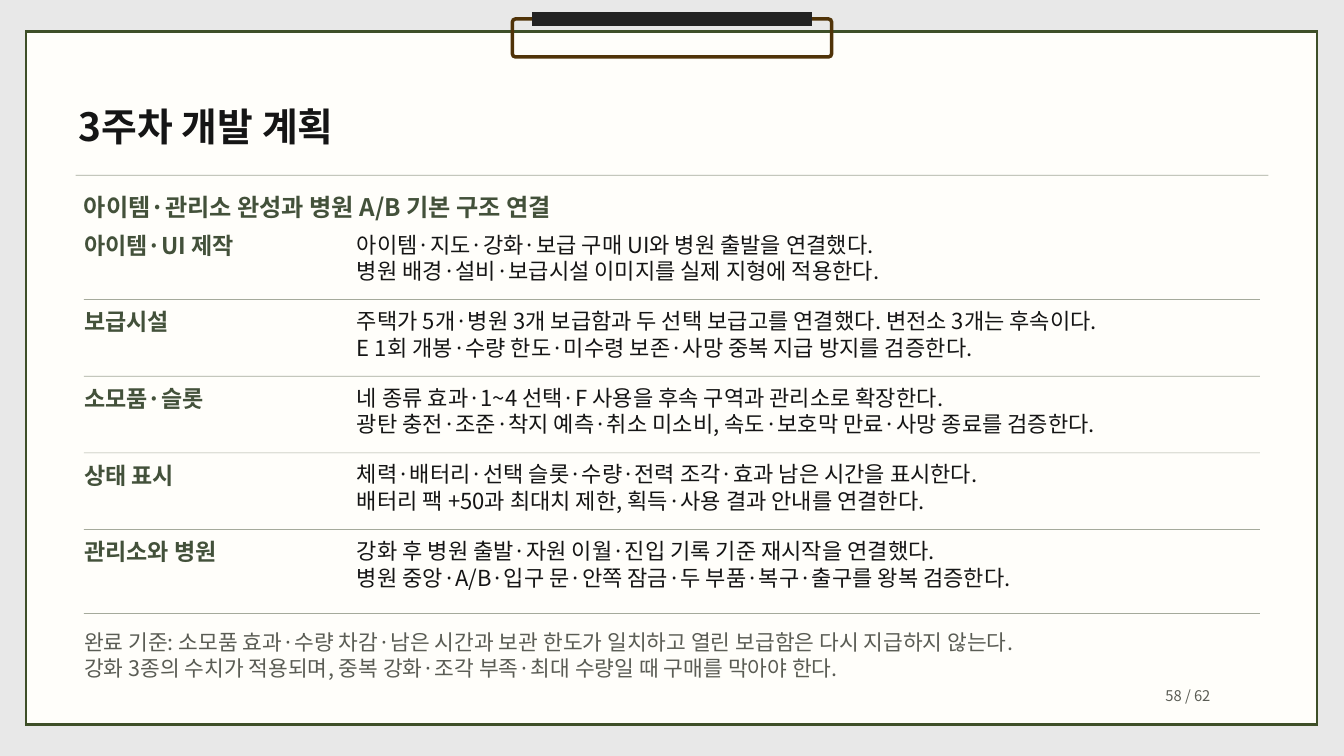
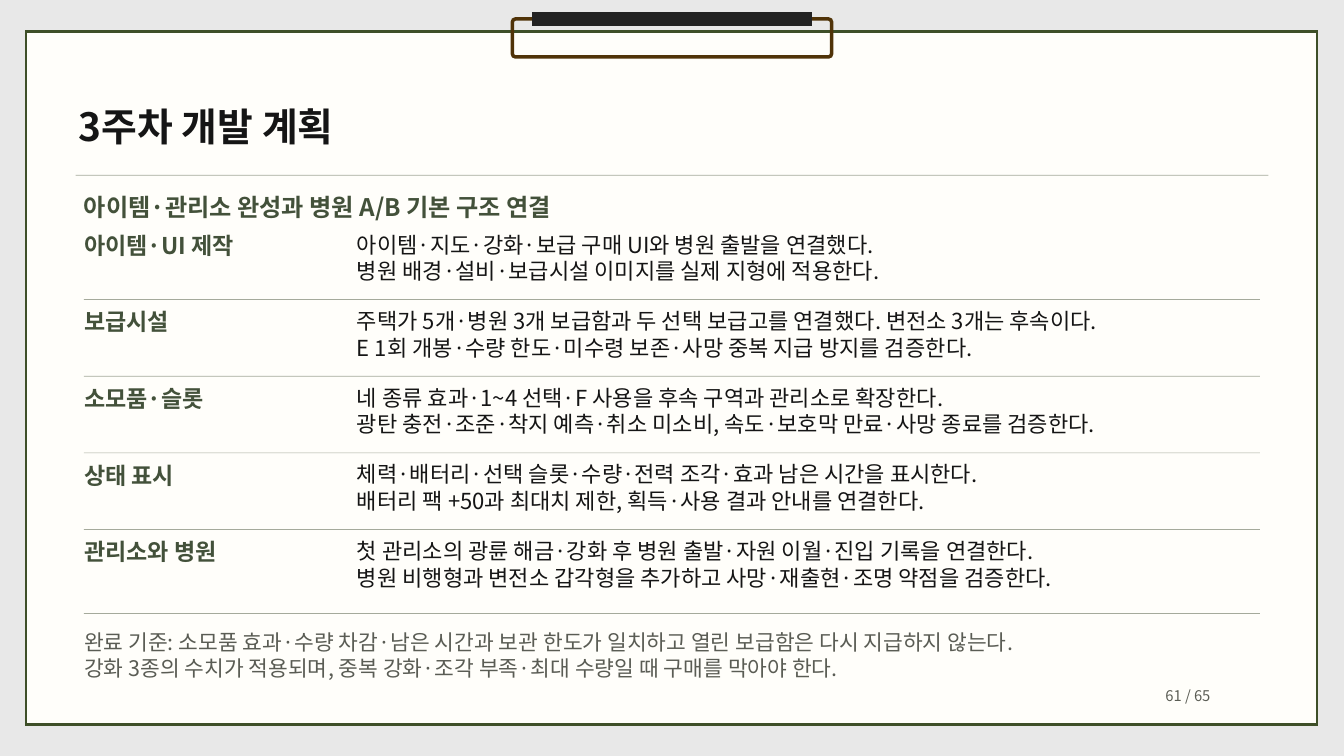
Before and after one commit to dbguswh/2Dgame_project, a slide deck: slide 61 of 2D게임프로그래밍 기획서.pptx (slide 58 before the commit). Drawn at 1344x756 pixels with LibreOffice and Linux fonts; fonts in the diff are those of the drawing. Boxes give left, top, right and bottom in pixels: in the first picture for what was removed or moved away, otherwise in the second. Text is boxed around its words. In the diff, an @@ line names an element or a change of style, - is before the commit and + after.

Commit message:
광륜과 구역별 침입자 및 다리 시점 연출을 기획에 반영

```diff
--- a/2D게임프로그래밍 기획서.pptx
+++ b/2D게임프로그래밍 기획서.pptx
@@ text at box(357, 540, 1051, 588): text changed @@
-강화 후 병원 출발·자원 이월·진입 기록 기준 재시작을 연결했다.
-병원 중앙·A/B·입구 문·안쪽 잠금·두 부품·복구·출구를 왕복 검증한다.
+첫 관리소의 광륜 해금·강화 후 병원 출발·자원 이월·진입 기록을 연결한다.
+병원 비행형과 변전소 갑각형을 추가하고 사망·재출현·조명 약점을 검증한다.
@@ text at box(1165, 690, 1210, 701): text changed @@
-58 / 62
+61 / 65
```
Also in this commit, not shown: 60 other slides changed, 3 slides added, 1 other file.
